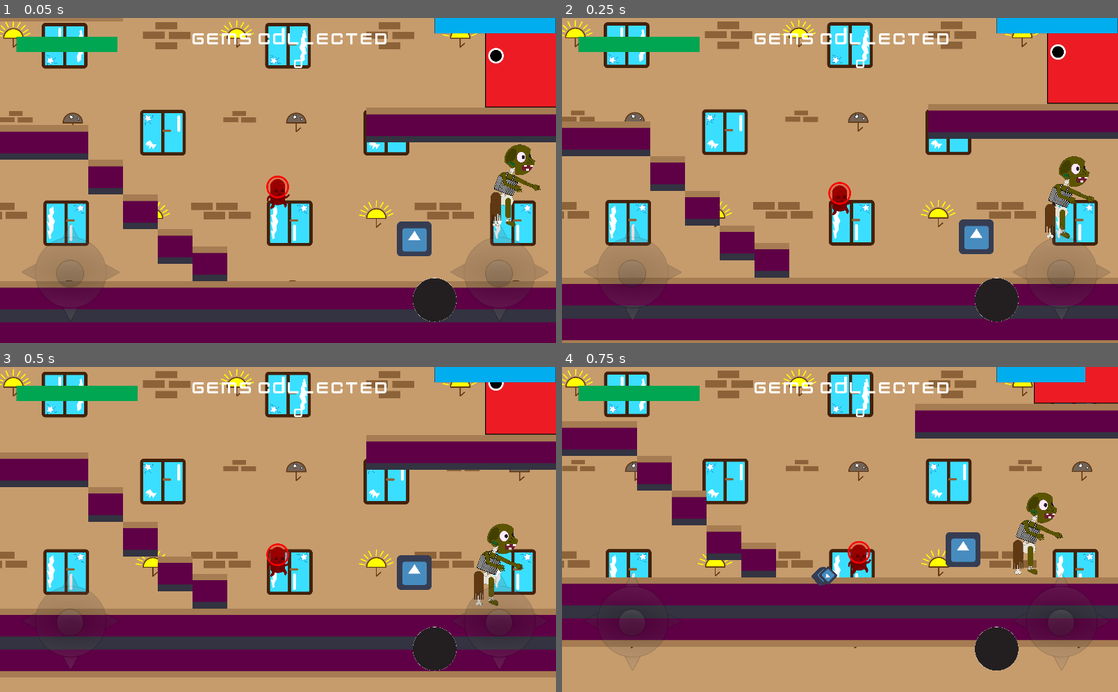
Above: before the commit, frames 1-4 (two rows, left to right).
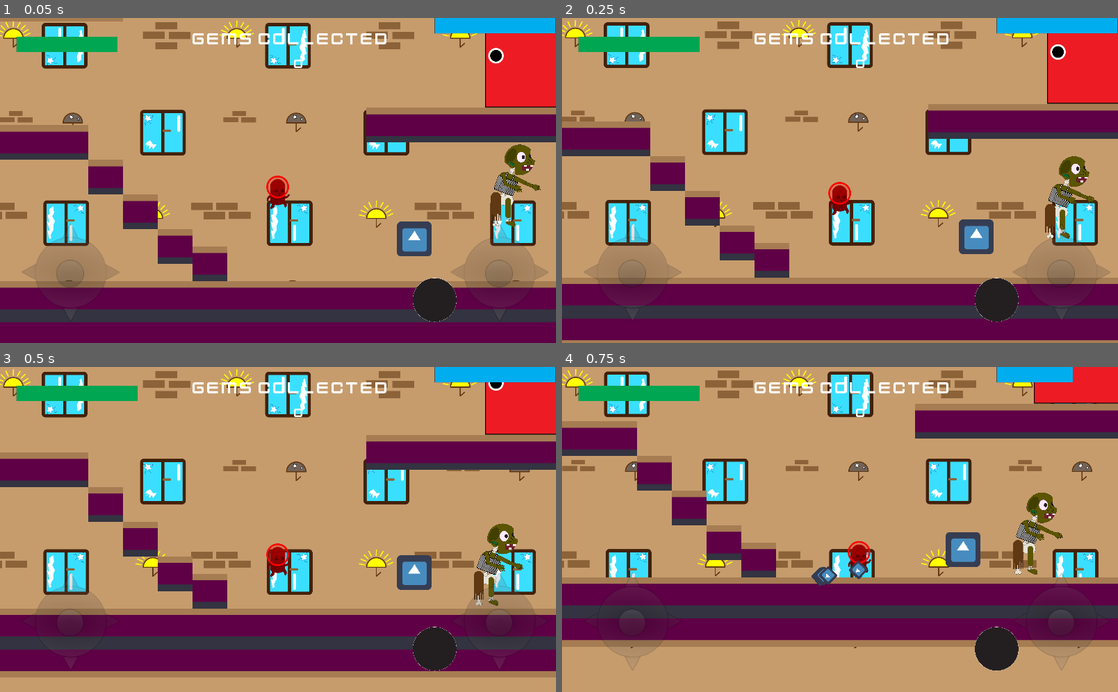
Above: after the commit, the same moments.

Repository: Tomisin127/Enigmatic-Games
Game: Godot game, scene res://scenes/level1.tscn
Two runs of this game, one before a commit and one after it. Both use one fixed random seed, a clock stepped at 60 frames per second and the inputs below. The engine's default icon, where the game draws it, is replaced by a stand-in: a white triangle on a blue panel in a dark square.
Inputs (mouse positions are in pixels of both pictures, inside the frame that each line leads up to):
- Up to frame 1 (0.05 s): no input
- Up to frame 2 (0.25 s): no input
- Up to frame 3 (0.5 s): no input
- Up to frame 4 (0.75 s): tap Enter (ui_accept) at 0.5 s; move the mouse to (962, 513) at 0.52 s; hold Right (ui_right) from 0.53 s (still down); click (962, 513) at 0.67 s

Frames 1-3 are identical in both runs. In frame 4, 0.2% of the frame differs, in the area x 51-95%, y 0-66%.

Commit message:
more update on shoot_analog
shoot_analog can now shoot once when tapped and now wen dragged it shoot in the drag direction

Diff:
--- a/heights_of_glory/heights_of_glory/scripts/enemy.gd
+++ b/heights_of_glory/heights_of_glory/scripts/enemy.gd
@@ -148,8 +148,8 @@
 #on ray timer timeout,shoot at player, this will be removed too
 #because zombies dont shoot
 func _on_timer_timeout():
-	shoot()
-	#pass # Replace with function body.
+	#shoot()
+	pass # Replace with function body.
 
 #enemy is damaged by the player bullet
 func enemy_take_damage(hit:int):
--- a/heights_of_glory/heights_of_glory/scripts/global.gd
+++ b/heights_of_glory/heights_of_glory/scripts/global.gd
@@ -17,3 +17,5 @@
 var player_damage_to_enemy:int =70
 
 var shoot_position
+
+var control_vec:Vector2
--- a/heights_of_glory/heights_of_glory/scripts/player.gd
+++ b/heights_of_glory/heights_of_glory/scripts/player.gd
@@ -68,6 +68,10 @@
 
 
 func _ready() -> void:
+
+	#player shoot by dragging shoot button
+	get_parent().get_node("hud/CanvasLayer/Control/shoot_joystick").connect("player_shoot",self,"shoot")
+
 	#revive  the player after death, signal
 	connect("revive",self,"revive_player")
 
@@ -278,6 +282,7 @@
 
 	# this is the real shoot function////shooting bullet
 func shoot(shoot_activate):
+
 	#if shoot is true, then shoot, dont mind all the nonsense like "if $sprite.flip_h==false"
 	#it is used for testing something, like wen the player flips position,
 	#the shoot direction should flip too
@@ -294,7 +299,9 @@
 
 	#if shoot is false, return keyword means, it shouldnt do anything(no shooting)
 	elif shoot_activate==false:
+
 		print("disable shooting")
+
 		return
 
 
--- a/heights_of_glory/heights_of_glory/scripts/shoot_joystick.gd
+++ b/heights_of_glory/heights_of_glory/scripts/shoot_joystick.gd
@@ -1,4 +1,8 @@
 extends Node2D
+
+
+signal player_shoot
+
 
 signal dir_changed
 # Declare member variables here. Examples:
@@ -22,7 +26,10 @@
 
 
 
+
 func _process(delta):
+
+
 	#pass the shoot position in the function to the global script
 	check_small_circle_pos()
 
@@ -30,15 +37,14 @@
 
 func _input(event):
 	if active:
-
 		if event is  InputEventKey:
 			pass
 
 		if event is InputEventScreenTouch:
 
 
+			if event.is_pressed() && control_limits(event,"big_circle"):
 
-			if event.is_pressed() && control_limits(event,"big_circle"):
 				$opacityTween.stop(self)
 				self.modulate = Color(1,1,1,1)
 				self.position = event.position
@@ -46,13 +52,12 @@
 				$Timer.stop()
 
 
-			if  not event.is_pressed() && control_limits(event,"small_circle"):
+			elif  not event.is_pressed() && control_limits(event,"small_circle"):
 				pressed = false
 				$Timer.start()
 				print("stop")
 				$SmallCircle.position = $BigCircle.position
 				emit_signal("dir_changed",check_small_circle_pos())
-
 
 
 
@@ -76,8 +81,31 @@
 
 func getIsDrag(event):
 
+	#shoot if the small circle  is dragged 75m away from the the center
+	#then it shoots the target in any direction
 	if event is InputEventScreenDrag:
+		if control_limits(event,"small_circle"):
+
+			if global.shoot_position.length()>75:
+				emit_signal("player_shoot", true)
+				print(global.shoot_position.length())
+				print("drag")
+
+		elif !control_limits(event,"small_circle"):
+			if global.shoot_position.length()<75:
+				emit_signal("player_shoot",false)
+
 		return true
+
+	#if the shoot button is tapped once, it shoot,
+	#if its released , it stops shooting
+	if event is InputEventScreenTouch:
+		if event.pressed==true:
+			emit_signal("player_shoot",true)
+
+		elif  !event.pressed and global.control_vec==Vector2(0,0):
+			print("control is zero")
+			emit_signal("player_shoot",false)
 
 
 func _on_Timer_timeout():
@@ -114,10 +142,16 @@
 
 #	if smallPos_bigPos.y <30 and small_pos.y > -30:
 #		control.y = 0
+
 	#passs shoot position to the global script
 	global.shoot_position = smallPos_bigPos
 
-	#print(smallPos_bigPos)
+	#pass control value to the global script
+	global.control_vec = control
+
+
+
+
 
 
 
